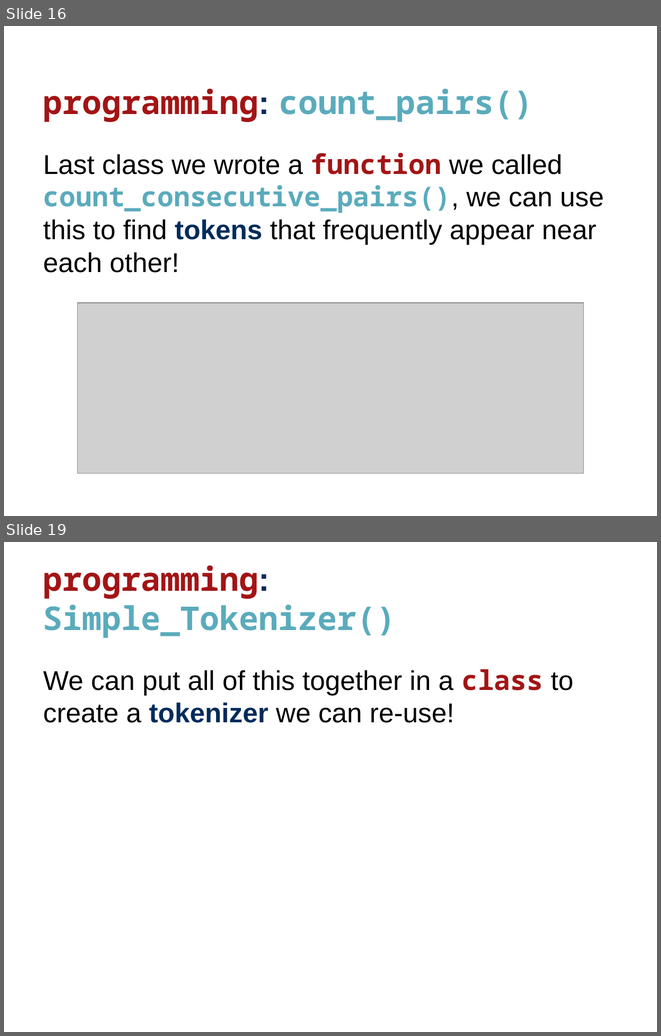
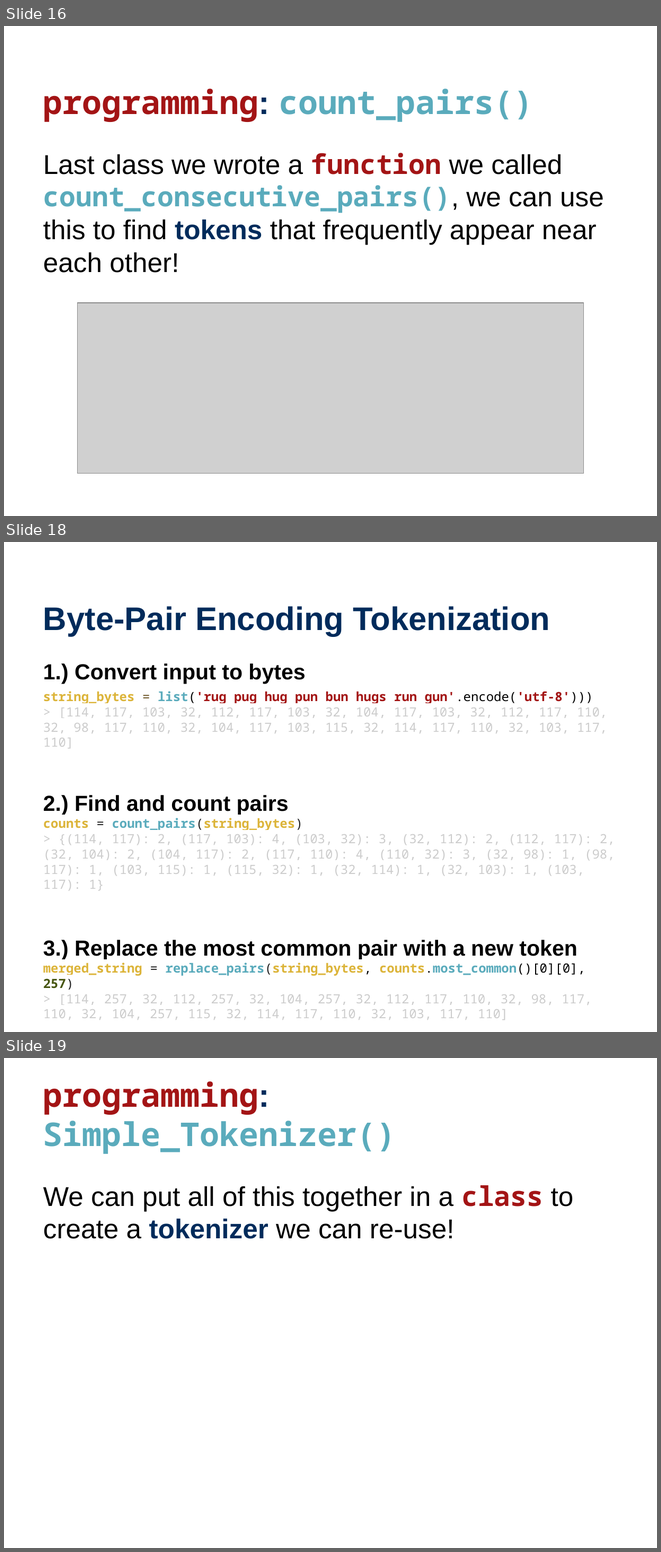
Before and after one commit to wtheisen/nd-cse-10124-lectures, a slide deck: Blank/Lecture_04_ Tokenization.pptx. Shown one above the other, each under a label of ours: slides 16 and 19 before the commit, slides 16, 18 and 19 after it; the slides between them are not shown. The pictures are 661x1036 and 661x1552 pixels, drawn with LibreOffice and Linux fonts; fonts in the diff are those of the drawing; grey boxes stand for pictures. Boxes give left, top, right and bottom in pixels: in the first picture for what was removed or moved away, otherwise in the second. Text is boxed around its words. In the diff, an @@ line names an element or a change of style, - is before the commit and + after.

```diff
--- a/Blank/Lecture_04_ Tokenization.pptx
+++ b/Blank/Lecture_04_ Tokenization.pptx
@@ slide 18 added at (x1=4, y1=542, x2=657, y2=1032), background #FFFFFF @@
@@ title added at (x1=43, y1=606, x2=550, y2=636), 36 pt, text #002B5B, bold @@
+Byte-Pair Encoding Tokenization
@@ text added at (x1=43, y1=663, x2=615, y2=1005), 14 pt, text #CCCCCC @@
+1.) Convert input to bytes
+string_bytes = list('rug pug hug pun bun hugs run gun'.encode('utf-8')))
+> [114, 117, 103, 32, 112, 117, 103, 32, 104, 117, 103, 32, 112, 117, 110, 32, 98, 117, 110, 32, 104, 117, 103, 115, 32, 114, 117, 110, 32, 103, 117, 110]
+2.) Find and count pairs
+counts = count_pairs(string_bytes)
+> {(114, 117): 2, (117, 103): 4, (103, 32): 3, (32, 112): 2, (112, 117): 2, (32, 104): 2, (104, 117): 2, (117, 110): 4, (110, 32): 3, (32, 98): 1, (98, 117): 1, (103, 115): 1, (115, 32): 1, (32, 114): 1, (32, 103): 1, (103, 117): 1}
+3.) Replace the most common pair with a new token
+merged_string = replace_pairs(string_bytes, counts.most_common()[0][0], 257)
+> [114, 257, 32, 112, 257, 32, 104, 257, 32, 112, 117, 110, 32, 98, 117, 110, 32, 104, 257, 115, 32, 114, 117, 110, 32, 103, 117, 110]
```
Also in this commit, not shown: 2 slides changed, 2 other slides added, 2 slides removed, 2 other files.
